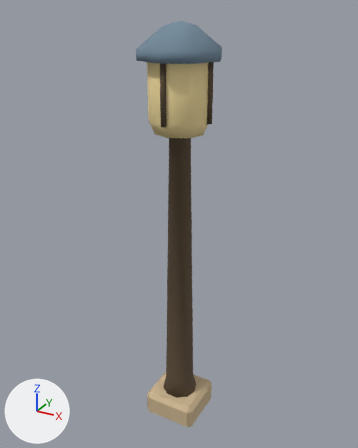
The glTF model assets/landmarks/_shared/dock_props/beacon_pole.glb as it was, and as the next commit left it.
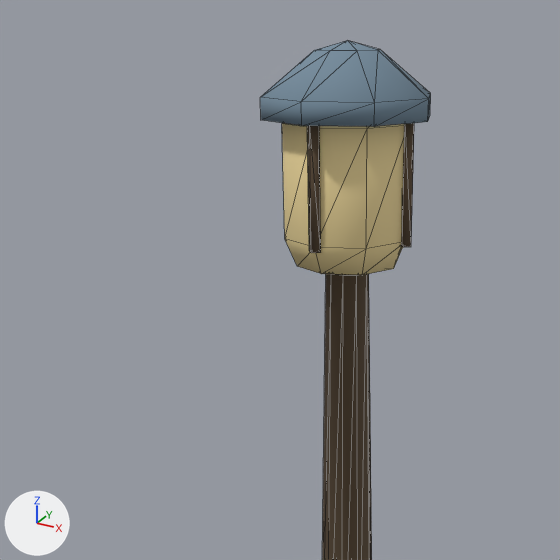
There are two pictures of each version: one whole from a 50 mm lens placed at (1.19, -2.17, 2.36), pointed at (-0.03, 0.04, 1.26), one close up on the part from 1% to 80% of the width and 0% to 63% of the height. The axes (+X, +Y, +Z) are drawn at lower left. The lights are the same throughout. The first two pictures are the older version. The close-ups show mesh edges as thin lines. Vertices at exactly the same position are counted once.

The scene before the commit, as lines of its bpy script (objects in view):
```python
me_beacon_pole_mobile = bpy.data.meshes.new('beacon_pole_mobile')
me_beacon_pole_mobile.from_pydata(...)  # 153 vertices, 274 faces; spans x -0.21..0.21, y -0.21..0.21, z 0.0..2.3
me_beacon_pole_mobile.materials.append(mat_street_kit_matte_vertex_colour_011)
ob_beacon_pole = bpy.data.objects.new('beacon_pole', me_beacon_pole_mobile)
ob_beacon_pole.location = (0.0, 0.0, 0.0)
```
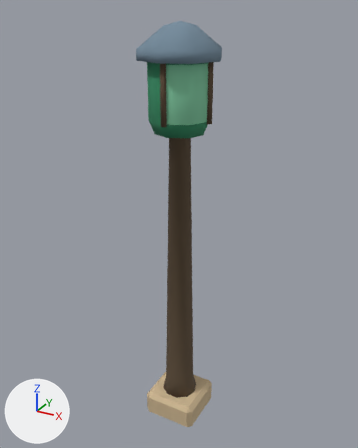
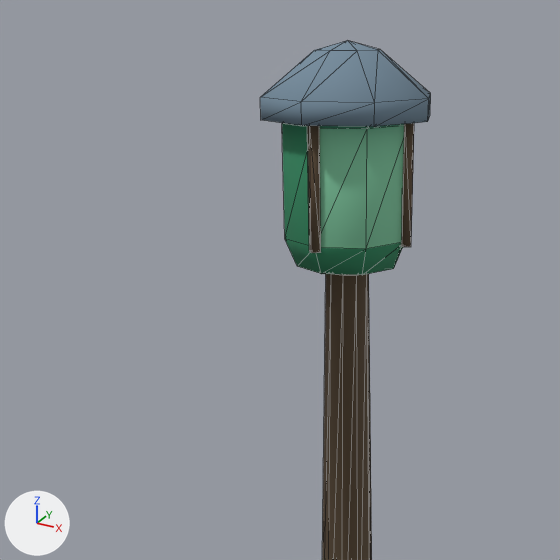
Location of each change, [x1, y1, x2, y2] in pixels of the close-ups (560 x 560 px):
```json
{"part": 1, "of": "me_beacon_pole_mobile", "change": "recoloured", "before": [282, 123, 404, 275], "after": [282, 123, 404, 275], "on screen": "beige to green"}
```

The change, as JSON lines over the scene's bpy script:
```json
{"block": "me_beacon_pole_mobile", "where": "me_beacon_pole_mobile.from_pydata(...)  # 153 vertices, 274 faces; spans x -0.21..0.21, y -0.21..0.21, z 0.0..2.3"}
{"block": "me_beacon_pole_mobile", "where": "# used by ob_beacon_pole; location = (0.0, 0.0, 0.0)"}
{"block": "me_beacon_pole_mobile", "change": "me_beacon_pole_mobile part 1: 60 faces centred in x -0.14..0.14, y -0.14..0.14, z 1.78..2.17 are repainted in the vertex colours; the middle colour goes from beige #f2dc9f to green #328b62"}
```
